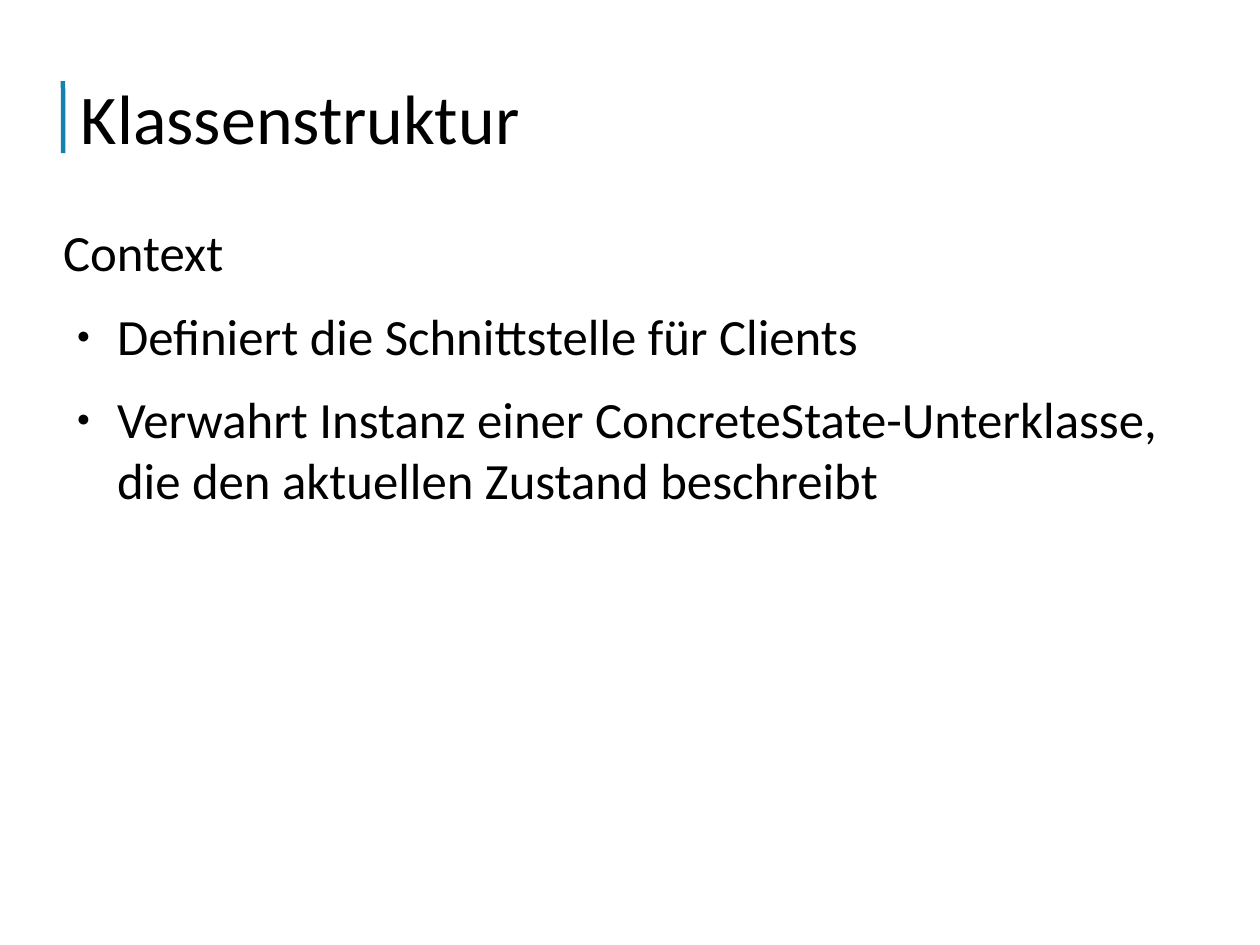
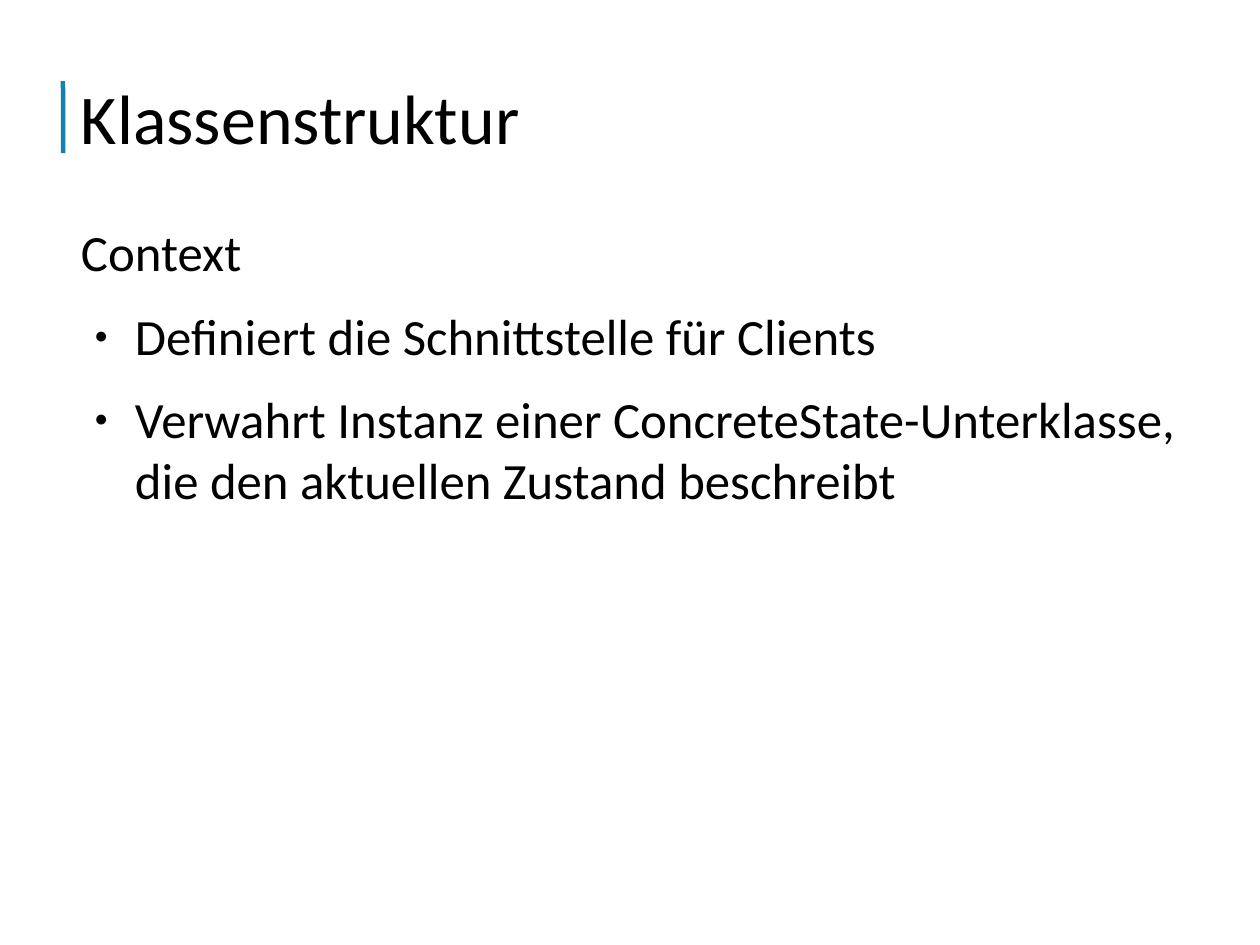
Before and after one commit to FBLudwig/StatePattern-ePortfolio, a slide deck: slide 8 of ressources/State-Pattern.odp (slide 9 before the commit). Drawn at 1260x945 pixels with LibreOffice and Linux fonts; fonts in the diff are those of the drawing. Boxes give left, top, right and bottom in pixels: in the first picture for what was removed or moved away, otherwise in the second. Text is boxed around its words. In the diff, an @@ line names an element or a change of style, - is before the commit and + after.

```diff
--- a/ressources/State-Pattern.odp
+++ b/ressources/State-Pattern.odp
@@ text "Context": place and size @@
-text "Context" at (63,238,1157,500)
+text "Context" at (81,238,1175,500)
```
Also in this commit, not shown: 3 other slides changed, 3 slides removed, 3 other files.
